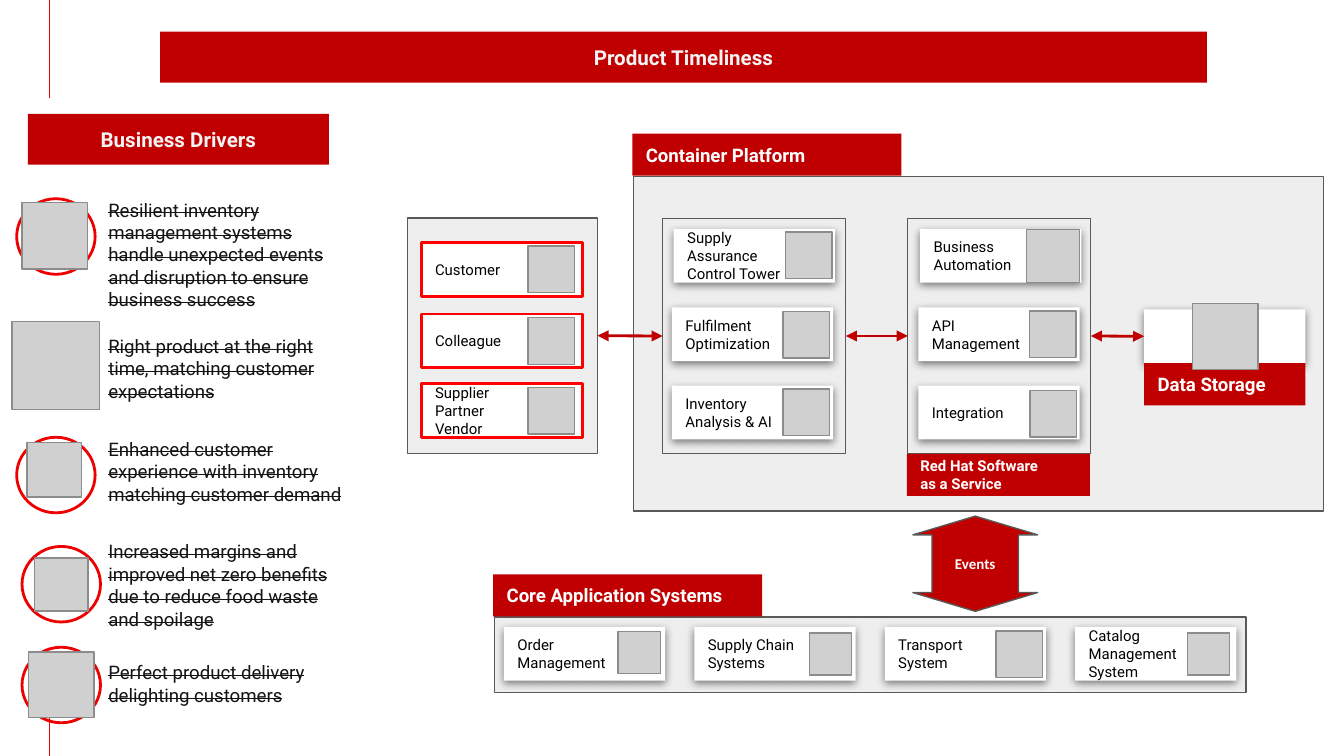
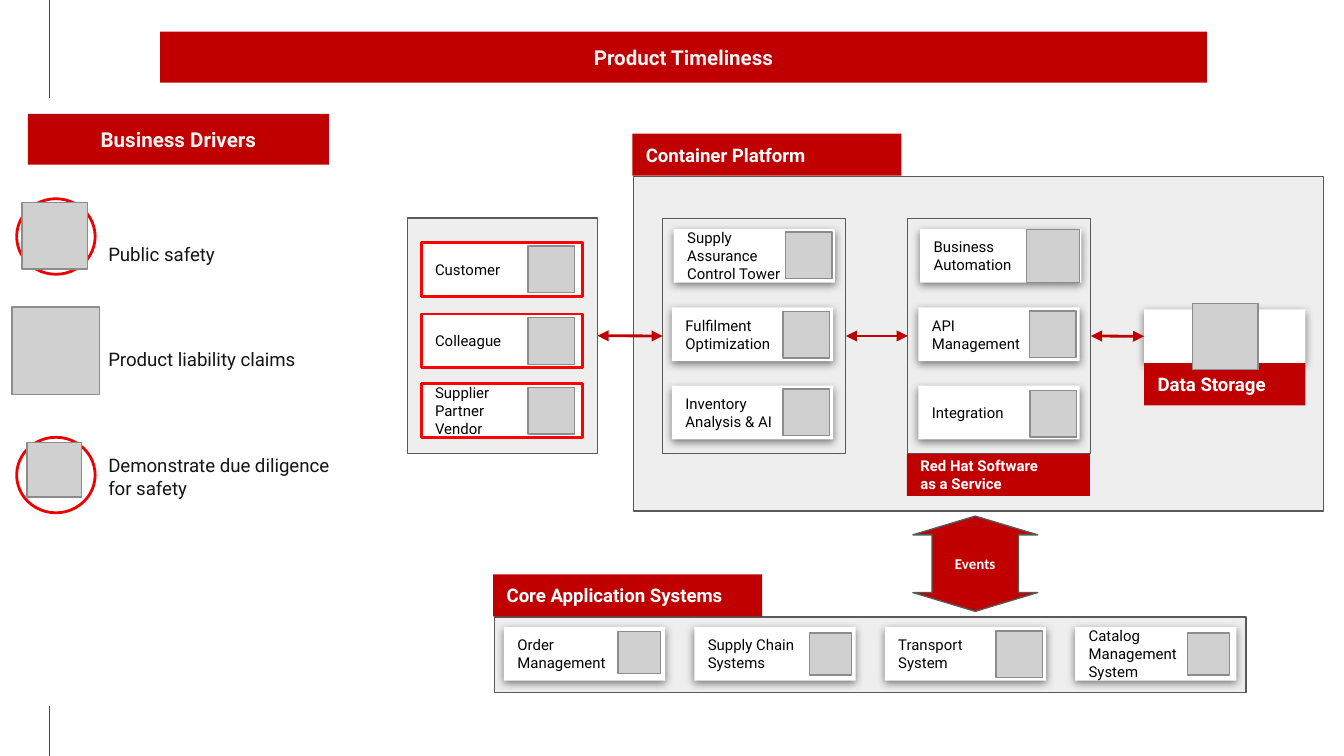
Before and after one commit to brucedkyle/architectures, a slide deck: slide 4 of docs/sustainability/downloads/SupplyChainOptimization.pptx. Drawn at 1344x756 pixels with LibreOffice and Linux fonts; fonts in the diff are those of the drawing; grey boxes stand for pictures; background and template pictures are left out. Boxes give left, top, right and bottom in pixels: in the first picture for what was removed or moved away, otherwise in the second. Text is boxed around its words. In the diff, an @@ line names an element or a change of style, - is before the commit and + after.

```diff
--- a/docs/sustainability/downloads/SupplyChainOptimization.pptx
+++ b/docs/sustainability/downloads/SupplyChainOptimization.pptx
@@ text at [108,247,215,265]: text changed @@
-Resilient inventory management systems handle unexpected events and disruption to ensure business success
+Public safety
@@ picture: place and size @@
-picture at [12,321,99,409]
+picture at [12,306,99,394]
@@ text removed at [108,339,315,402] @@
-Right product at the right time, matching customer expectations
@@ text added at [108,352,296,370], 10 pt, text #141414 @@
+Product liability claims
@@ text removed at [108,442,342,505] @@
-Enhanced customer experience with inventory matching customer demand
@@ text added at [108,458,329,499], 10 pt, text #141414 @@
+Demonstrate due diligence for safety
@@ ellipse removed at [22,547,99,622] @@
@@ picture removed at [35,558,89,612] @@
@@ text removed at [108,544,327,630] @@
-Increased margins and improved net zero benefits due to reduce food waste and spoilage
@@ ellipse removed at [22,648,99,723] @@
@@ picture removed at [28,652,94,718] @@
@@ text removed at [108,665,304,706] @@
-Perfect product delivery delighting customers
```
Also in this commit, not shown: 16 other slides changed, 1 other file.
